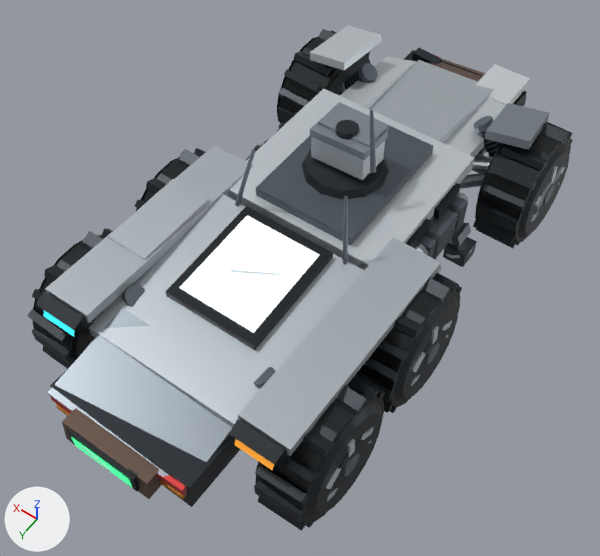
One commit to the glTF model assets/recon-rover-s/lod0/r47xs_recon_rover_d1_lod0.glb: the scene before it, then after it.
Before and after are seen from a camera (50 mm lens) standing at (-2.28, 3.51, 5.35) and looking at (-0.09, 0.44, 0.53). Arrows for +X, +Y and +Z are at lower left; the lights stay in place. The first picture is the older version. Where no turn or scale is listed for an object, it has been applied to the vertices. Vertices at exactly the same position are counted once.

The scene before the commit, as lines of its bpy script (objects in view):
```python
me_mesh_13 = bpy.data.meshes.new('Mesh_13')
me_mesh_13.from_pydata(...)  # 120 vertices, 180 faces; spans x -1.01..0.97, y -2.34..-0.89, z -0.29..0.55
me_mesh_13.materials.append(mat_rover_armor_palette)
me_mesh_14 = bpy.data.meshes.new('Mesh_14')
me_mesh_14.from_pydata(...)  # 72 vertices, 108 faces; spans x -0.575..0.575, y 0.978..2.38, z -0.273..0.345
me_mesh_14.materials.append(mat_rover_armor_palette)
me_mesh_15 = bpy.data.meshes.new('Mesh_15')
me_mesh_15.from_pydata(...)  # 290 vertices, 500 faces; spans x -0.99..-0.31, y -0.86..1.91, z -0.22..0.9
me_mesh_15.materials.append(mat_rover_armor_palette)
me_mesh_16 = bpy.data.meshes.new('Mesh_16')
me_mesh_16.from_pydata(...)  # 290 vertices, 500 faces; spans x 0.31..0.99, y -0.86..1.91, z -0.22..0.9
me_mesh_16.materials.append(mat_rover_armor_palette)
me_mesh_20 = bpy.data.meshes.new('Mesh_20')
me_mesh_20.from_pydata(...)  # a box spanning x 0.63..0.97, y 0.54..1.22, z 0.385..0.455
me_mesh_20.materials.append(mat_rover_armor_palette)
ob_debris_fender_pos_x = bpy.data.objects.new('DEBRIS_FENDER_POS_X', me_mesh_20)
ob_debris_fender_pos_x.parent = ob_debris_detachable_group
ob_debris_fender_pos_x.location = (0.0, 0.0, 0.0)
ob_zone_flank_neg_x = bpy.data.objects.new('ZONE_FLANK_NEG_X', me_mesh_15)
ob_zone_flank_neg_x.location = (0.0, 0.0, 0.56)
ob_zone_flank_pos_x = bpy.data.objects.new('ZONE_FLANK_POS_X', me_mesh_16)
ob_zone_flank_pos_x.location = (0.0, 0.0, 0.56)
ob_zone_front_bumper = bpy.data.objects.new('ZONE_FRONT_BUMPER', me_mesh_13)
ob_zone_front_bumper.location = (0.0, 0.0, 0.56)
ob_zone_rear_panel = bpy.data.objects.new('ZONE_REAR_PANEL', me_mesh_14)
ob_zone_rear_panel.location = (0.0, 0.0, 0.56)
# also in view: 'SENSOR_MAST_HEAD' at (-0.04, -0.3, 1.31); 'DISPLAY_FDAI_TELEMETRY_PANEL' at (0.0, 0.88, 0.99); 'WHEEL_FR' at (0.98, -1.44, 0.48); 'WHEEL_ML' at (-0.98, 0.42, 0.48); 'CHASSIS_ARMOR_BODY' at (0.0, 0.1, 0.71)
```
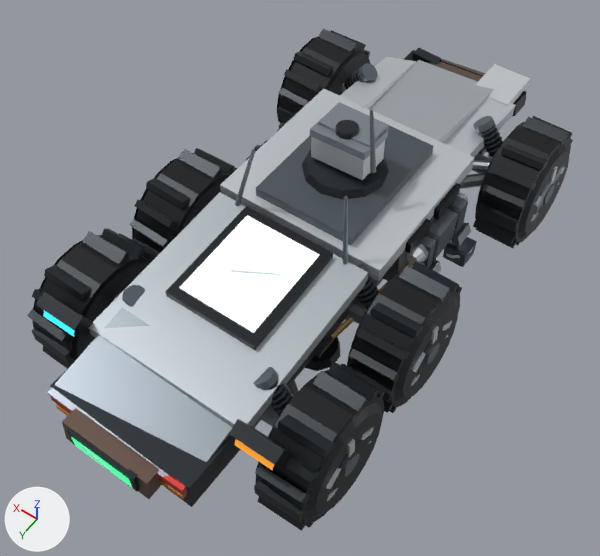
The edits, one by one:
me_mesh_13 is used by ob_zone_front_bumper; location (0.0, 0.0, 0.56).
me_mesh_13 had 120 vertices, 180 faces and spanned x -1.01..0.97, y -2.34..-0.89, z -0.29..0.55.
me_mesh_13 now has 104 vertices, 156 faces and spans x -0.6..0.65, y -2.34..-0.89, z -0.29..0.41.
me_mesh_13 part 1: the loose piece of 8 vertices spanning x -1.01..-0.59, y -1.79..-1.17, z 0.3..0.54 is deleted.
me_mesh_13 part 2: the loose piece of 8 vertices spanning x 0.63..0.97, y -1.77..-1.19, z 0.37..0.55 is deleted.
me_mesh_15 is used by ob_zone_flank_neg_x; location (0.0, 0.0, 0.56).
me_mesh_15 had 290 vertices, 500 faces and spanned x -0.99..-0.31, y -0.86..1.91, z -0.22..0.9.
me_mesh_15 now has 282 vertices, 488 faces and spans x -0.97..-0.31, y -0.86..1.91, z -0.22..0.9.
me_mesh_15 part 3: the loose piece of 8 vertices spanning x -0.99..-0.61, y 0.05..1.79, z 0.32..0.46 is deleted.
me_mesh_16 is used by ob_zone_flank_pos_x; location (0.0, 0.0, 0.56).
me_mesh_16 had 290 vertices, 500 faces and spanned x 0.31..0.99, y -0.86..1.91, z -0.22..0.9.
me_mesh_16 now has 282 vertices, 488 faces and spans x 0.31..0.97, y -0.86..1.91, z -0.22..0.9.
me_mesh_16 part 4: the loose piece of 8 vertices spanning x 0.61..0.99, y 0.05..1.79, z 0.32..0.46 is deleted.
Object 'DEBRIS_FENDER_POS_X' (ob_debris_fender_pos_x) now shows nothing instead of me_mesh_20.

Boxes (x1, y1, x2, y2) around the edits, measured in the pictures (600 x 556 px):
'ZONE_FRONT_BUMPER', reshaped (22% narrower, 17% shorter): before (310, 25, 549, 157); after (340, 48, 527, 157)
'DEBRIS_FENDER_POS_X', no longer drawn: before (108, 179, 210, 259)
part 1 of me_mesh_13, deleted: before (485, 103, 549, 150)
part 2 of me_mesh_13, deleted: before (310, 25, 382, 70)
part 3 of me_mesh_15, deleted: before (238, 237, 441, 456)
part 4 of me_mesh_16, deleted: before (45, 146, 254, 323)
'WHEEL_RR', unchanged, uncovered by the edit: before (27, 229, 113, 369); after (27, 229, 156, 369)
'WHEEL_MR', unchanged, uncovered by the edit: before (135, 148, 206, 211); after (130, 148, 237, 257)
